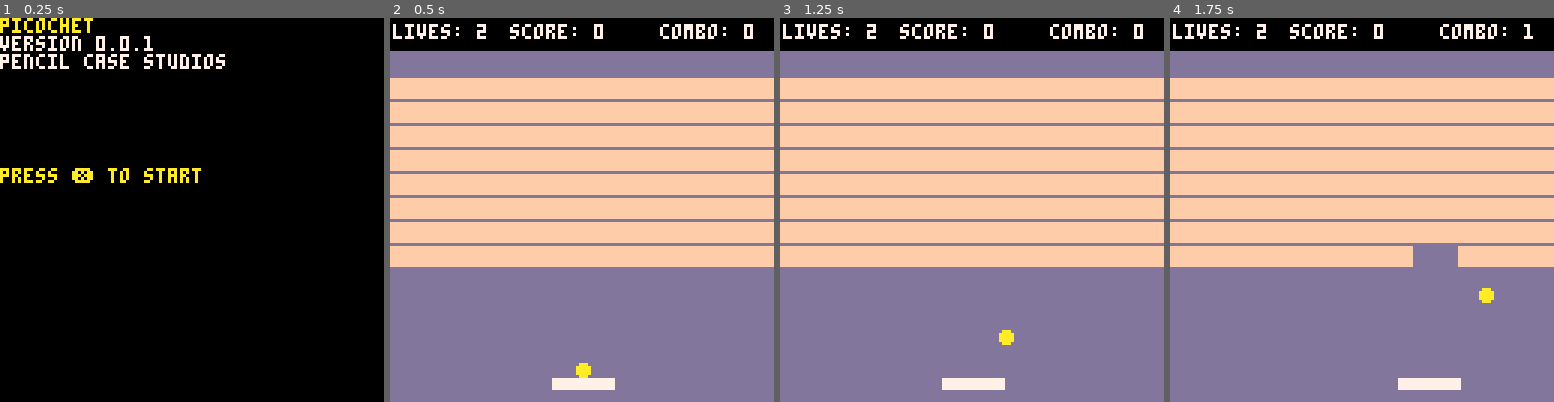
Above: before the commit, frames 1-4 (left to right).
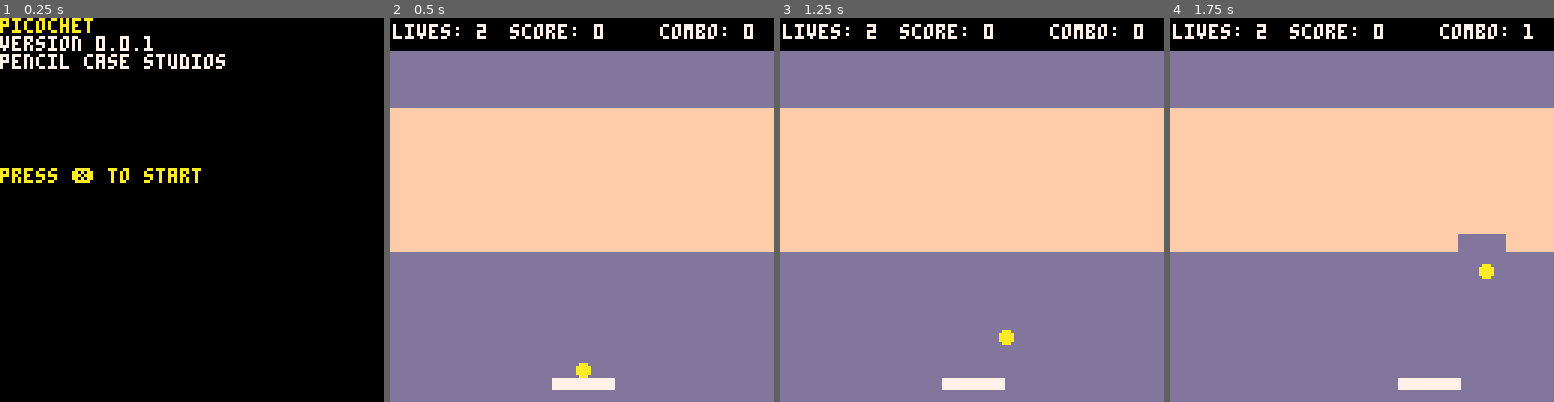
Above: after the commit, the same moments.

Repository: pencilcasestudios/picochet
Game: PICO-8 cartridge picochet.p8
The game is run twice, just before and just after one commit, with the same random seed, the same clock (stepped at 60 frames per second) and the same inputs.
Inputs:
- Up to frame 1 (0.25 s): no input
- Up to frame 2 (0.5 s): tap X (X key) at 0.33 s
- Up to frame 3 (1.25 s): tap X (X key) at 1.07 s
- Up to frame 4 (1.75 s): hold Right from 1.6 s (still down)

Frame 1 is identical in both runs. In frame 2, 16% of the frame differs, in the area x 0-100%, y 15-65%; in frame 3, 16%; in frame 4, 16%, in the area x 0-100%, y 15-75%.

Commit message:
Update brick display
I was going to start working on levels but didn't like the brick display
and arrangement.

This commit updates how bricks are created. The "wall" of bricks is now
8 bricks high and 8 bricks wide.

Diff:
--- a/picochet.p8
+++ b/picochet.p8
@@ -91,7 +91,8 @@
 
 	-- bricks
 	total_bricks = 64
-	bricks_per_row = 8
+	max_bricks_per_column = 8
+	max_bricks_per_row = 8
 	brick_width = 16
 	brick_height = 6
 
@@ -109,11 +110,16 @@
 	for i = 1, total_bricks do
 		add(
 			brick_x,
-			((i - 1) % bricks_per_row) * brick_width
+			((i - 1)
+						% max_bricks_per_row)
+					* brick_width
 		)
+		local gap_from_top = 30
 		add(
 			brick_y,
-			20 + flr((i - 1) / 8) * (brick_height + 2)
+			gap_from_top
+					+ (flr((i - 1)
+						/ max_bricks_per_column) * brick_height)
 		)
 		add(is_brick_visible, true)
 	end
@@ -337,8 +343,8 @@
 			rectfill(
 				brick_x[i],
 				brick_y[i],
-				brick_x[i] + brick_width,
-				brick_y[i] + brick_height,
+				brick_x[i] + brick_width - 1,
+				brick_y[i] + brick_height - 1,
 				sand
 			)
 		end
